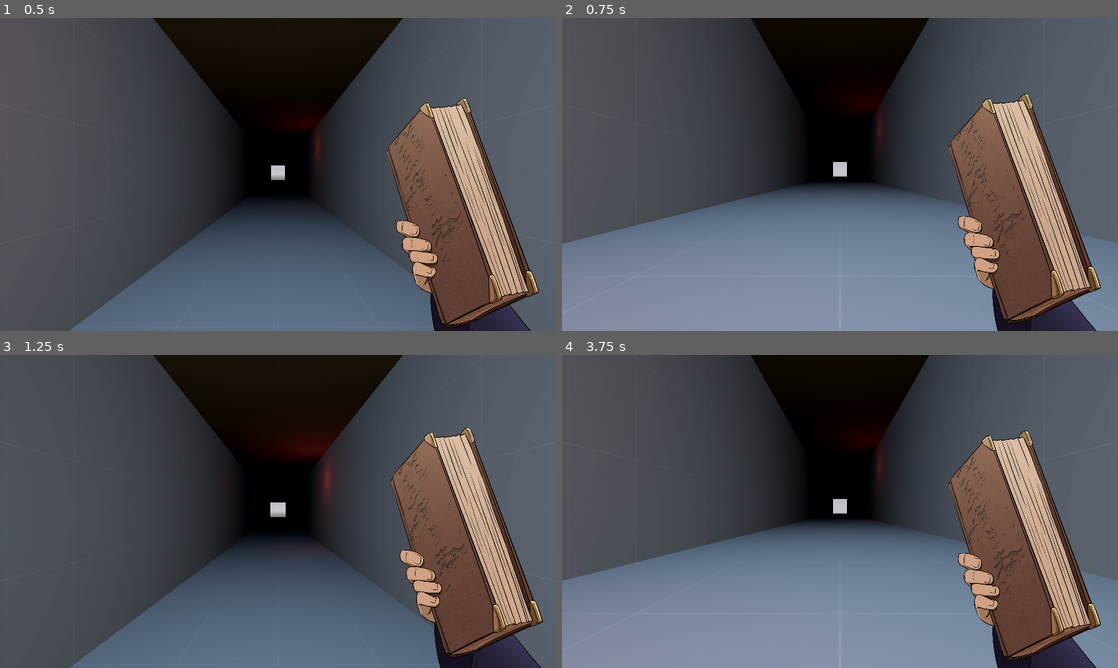
Above: before the commit, frames 1-4 (two rows, left to right).
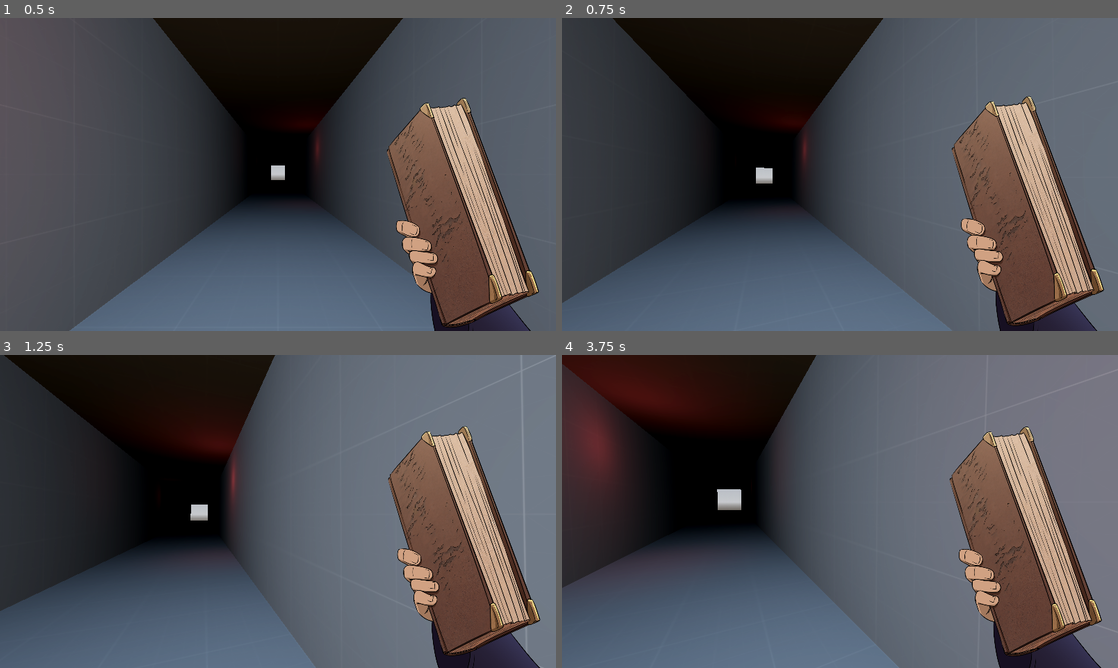
Above: after the commit, the same moments.

Repository: Bigaston/LDJam55
Game: Godot game, scene res://scenes/main.tscn
Same seed, same stepped clock (60 frames per second), same inputs: the game is played once before the commit and once after it.
Inputs (mouse positions are in pixels of both pictures, inside the frame that each line leads up to):
- Up to frame 1 (0.5 s): no input
- Up to frame 2 (0.75 s): tap Enter at 0.5 s; move the mouse to (867, 174) at 0.52 s; hold W (move_forward) from 0.53 s (still down); tap Space (use_spell) at 0.6 s
- Up to frame 3 (1.25 s): keep holding W (move_forward)
- Up to frame 4 (3.75 s): keep holding W (move_forward); move the mouse to (812, 511) at 1.27 s; tap Space (use_spell) every 0.75 s from 1.35 to 3.6 s; move the mouse to (851, 505) at 2.02 s; move the mouse to (834, 517) at 2.77 s; move the mouse to (878, 514) at 3.52 s

Frame 1 is identical in both runs. In frame 2, 73% of the frame differs, in the area x 0-100%, y 0-100%; in frame 3, 69%; in frame 4, 86%.

Commit message:
Fix game restart

Diff:
--- a/objects/Monster.gd
+++ b/objects/Monster.gd
@@ -24,7 +24,6 @@
 		"audio": $Audio/TorsoAudio
 	},
 	CustomTypes.BodyPart.LEGS: {
-		"sprite": $Body/Legs,
 		"audio": $Audio/LegsAudio
 	}
 }
--- a/objects/Player.gd
+++ b/objects/Player.gd
@@ -81,7 +81,7 @@
 	else:
 		book.close_book()
 
-	if Input.is_action_just_released("use_spell"):
+	if Input.is_action_just_released("use_spell") && can_restart:
 		get_node("/root/Main").change_scene_async("res://scenes/game/level.tscn")
 
 func _on_book_spell_used(spell: Variant) -> void:
